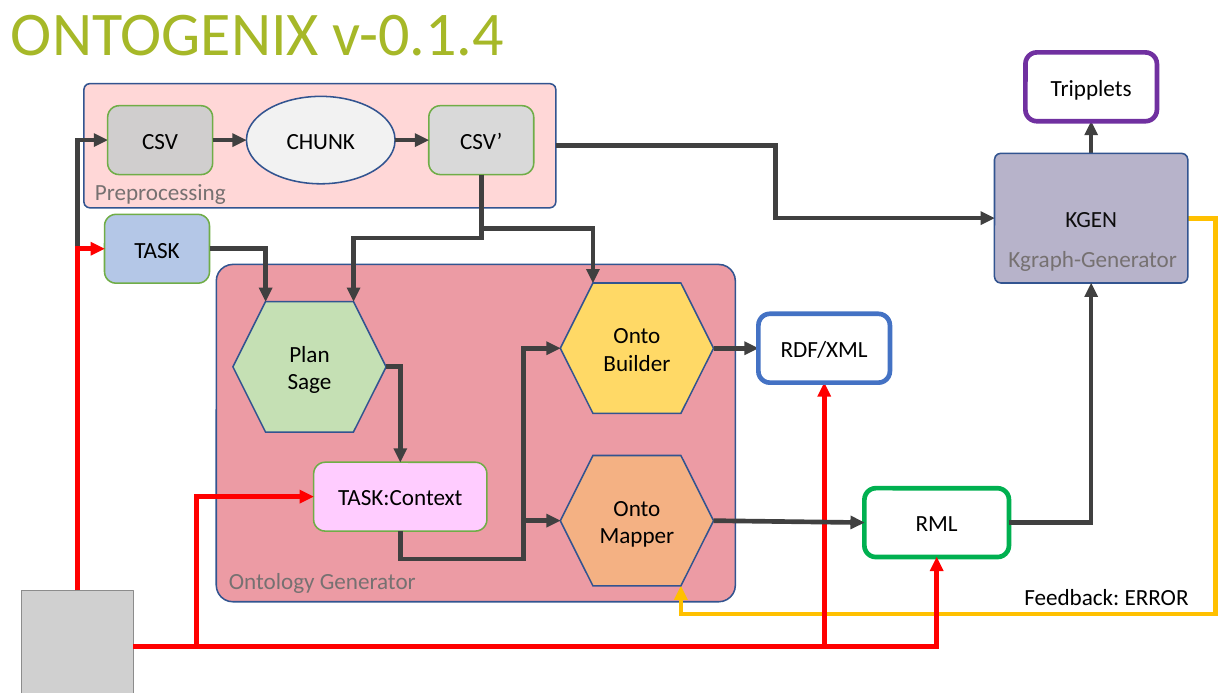
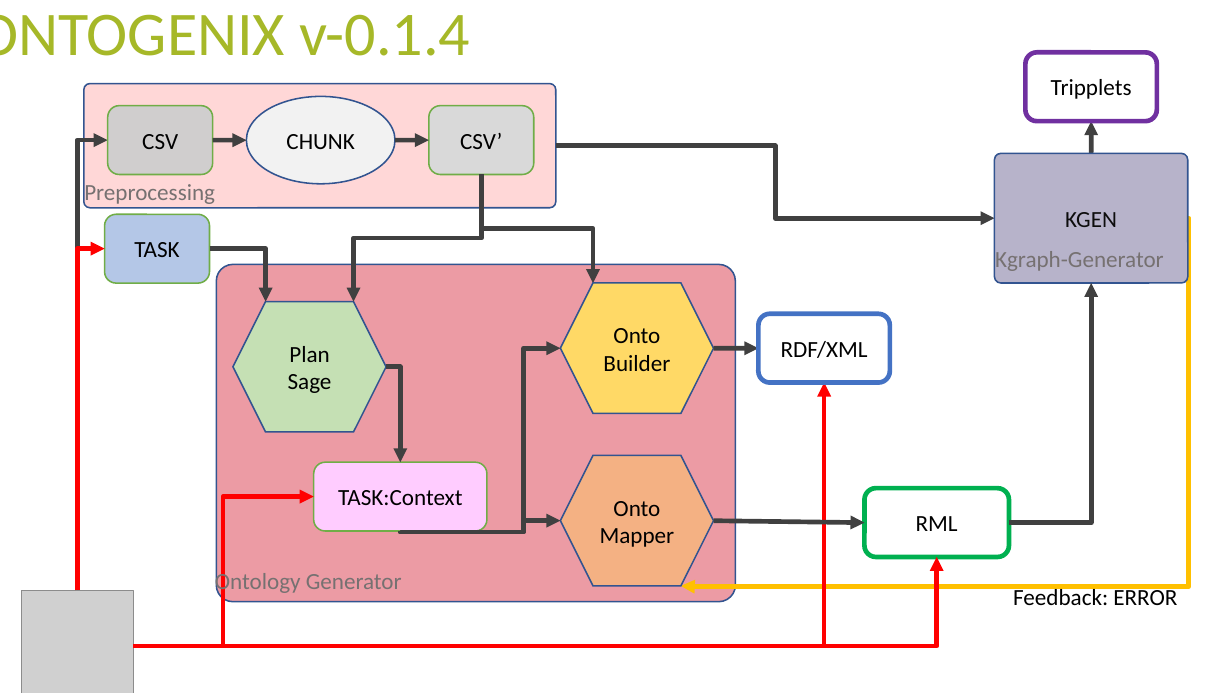
Before and after one commit to tecnomod-um/OntoGenix, a slide deck: slide 2 of IDEAS.pptx. Drawn at 1232x693 pixels with LibreOffice and Linux fonts; fonts in the diff are those of the drawing; grey boxes stand for pictures. Boxes give left, top, right and bottom in pixels: in the first picture for what was removed or moved away, otherwise in the second. Text is boxed around its words. In the diff, an @@ line names an element or a change of style, - is before the commit and + after.

```diff
--- a/IDEAS.pptx
+++ b/IDEAS.pptx
@@ text "ONTOGENIX v-0.1.4" rewrapped from <box>11,14,504,56</box> to <box>0,14,470,56</box> @@
@@ text "Preprocessing" rewrapped from <box>95,184,226,204</box> to <box>84,180,215,206</box> @@
@@ elbow arrow (1188, 218) - (681, 586): route changed @@
@@ text "Kgraph-Generator": place and size @@
-text "Kgraph-Generator" at <box>1008,251,1177,271</box>
+text "Kgraph-Generator" at <box>995,251,1164,271</box>
@@ outline #325491 1 pt to #325490 1 pt in 3 elements at <box>995,153,1188,283</box>, <box>84,84,556,208</box>, <box>217,265,736,603</box> @@
@@ elbow arrow (400, 531) - (560, 349): route changed @@
@@ rounded rectangle "TASK:Context" at <box>314,463,487,532</box>: proportions changed @@
@@ hexagon "Onto" at <box>560,456,713,587</box>: outline #325491 1 pt to #325490 1 pt; proportions changed @@
@@ elbow arrow (133, 646) - (314, 496): route changed @@
@@ elbow arrow (400, 531) - (560, 521): route changed @@
@@ text "Ontology Generator" rewrapped from <box>229,573,416,593</box> to <box>215,569,402,595</box> @@
@@ text "Feedback: ERROR" rewrapped from <box>1024,589,1189,605</box> to <box>1013,585,1177,605</box> @@
```
Also in this commit, not shown: 8 other slides changed, 31 other files.
